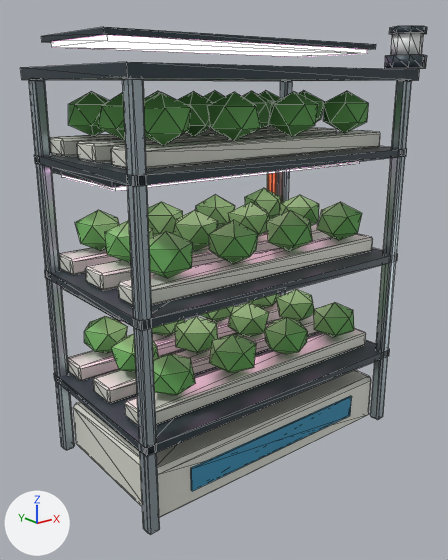
A saved change to the glTF model lunar-art-test/game/assets/hydrorack.glb.
One viewpoint serves both versions: a 50 mm camera at (-1.96, -2.41, 1.87) aimed at (-0.05, -0.02, 0.92). Arrows for +X, +Y and +Z are at lower left; the lights stay in place. The picture after the commit comes second. Mesh edges are drawn as thin lines. Vertices at exactly the same position are counted once.

Before the edit, the objects in view are built like this:
```python
me_cube_001 = bpy.data.meshes.new('Cube.001')
me_cube_001.from_pydata(...)  # 440 vertices, 776 faces; spans x -0.83..0.83, y -0.47..0.47, z 0.0..2.07
# faces by material slot: [176, 440, 12, 84, 36, 28]
me_cube_001.materials.append(mat_lunar___brushed_stainless)  # pale blue #b8c7ce
me_cube_001.materials.append(mat_lunar___ceramic_ivory)  # white #e5e6db
me_cube_001.materials.append(mat_lunar___reclaimed_water)  # blue #459ec5
me_cube_001.materials.append(mat_lunar___graphite_structure)  # greyish blue #3c4850
me_cube_001.materials.append(mat_lunar___grow_light_emission)  # pink #ffbcea, glowing pink #ffbcea
me_cube_001.materials.append(mat_lunar___burnt_orange_safety)  # orange #e77e3c
me_cylinder_001 = bpy.data.meshes.new('Cylinder.001')
me_cylinder_001.from_pydata(...)  # an 8-sided cylinder along z spanning x 0.68..0.88, y -0.52..-0.32, z 1.95..2.01, material slot 0; an 8-sided cylinder along z spanning x 0.69..0.87, y -0.51..-0.33, z 2.11..2.14, material slot 0; an 8-sided cylinder along z spanning x 0.705..0.855, y -0.495..-0.345, z 2.01..2.11, material slot 1
me_cylinder_001.materials.append(mat_lunar___graphite_structure)  # greyish blue #3c4850
me_cylinder_001.materials.append(mat_lunar___status_lamp)  # white #eff3f1
me_icosphere = bpy.data.meshes.new('Icosphere')
me_icosphere.from_pydata(...)  # 432 vertices, 720 faces; spans x -0.666..0.666, y -0.366..0.466, z 0.516..1.844
me_icosphere.materials.append(mat_lunar___potato_leaf)  # green #65aa59
ob_lamp = bpy.data.objects.new('Lamp', me_cylinder_001)
ob_lamp.location = (0.0, 0.0, 0.0)
ob_plants = bpy.data.objects.new('Plants', me_icosphere)
ob_plants.location = (0.0, 0.0, 0.0)
ob_rack = bpy.data.objects.new('Rack', me_cube_001)
ob_rack.location = (0.0, 0.0, 0.0)
```
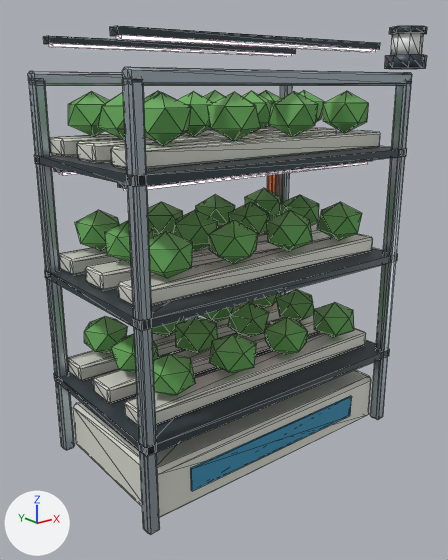
Edits to the bpy script that builds the scene:
```text
Change me_cube_001:
    used by ob_rack; location = (0.0, 0.0, 0.0)
    remove me_cube_001.from_pydata(...)  # 440 vertices, 776 faces; spans x -0.83..0.83, y -0.47..0.47, z 0.0..2.07
    add me_cube_001.from_pydata(...)  # 528 vertices, 924 faces; spans x -0.81..0.81, y -0.45..0.47, z 0.0..2.07
    me_cube_001 part 1: the loose piece of 24 vertices spanning x -0.75..0.75, y -0.33..-0.17, z 1.56..1.64 is copied, and the copy is scaled about its middle by (1.08, 0.321, 0.706), then moved by (0.0, -0.17, 0.3), in mat_lunar___brushed_stainless (pale blue #b8c7ce); it spans x -0.81..0.81, y -0.45..-0.39, z 1.87..1.93
    me_cube_001 part 2: the loose piece of 24 vertices spanning x -0.75..0.75, y 0.27..0.43, z 1.56..1.64 is copied, and the copy is scaled about its middle by (1.08, 0.321, 0.706), then moved by (0.0, 0.07, 0.3), in mat_lunar___brushed_stainless (pale blue #b8c7ce); it spans x -0.81..0.81, y 0.39..0.45, z 1.87..1.93
    me_cube_001 part 3: a new loose piece, a box spanning x -0.75..0.75, y -0.28..-0.22, z 1.485..1.515, in mat_lunar___graphite_structure (greyish blue #3c4850)
    me_cube_001 part 4: a new loose piece, a box spanning x -0.75..0.75, y 0.32..0.38, z 1.485..1.515, in mat_lunar___graphite_structure (greyish blue #3c4850)
    me_cube_001 part 5: a new loose piece, a box spanning x -0.75..0.75, y -0.28..-0.22, z 2.045..2.075, in mat_lunar___graphite_structure (greyish blue #3c4850)
    me_cube_001 part 6: a new loose piece, a box spanning x -0.75..0.75, y 0.32..0.38, z 2.045..2.075, in mat_lunar___graphite_structure (greyish blue #3c4850)
    me_cube_001 part 7: a new loose piece, a box spanning x -0.73..0.73, y -0.27..-0.23, z 1.473..1.487, in mat_lunar___grow_light_emission (pink #ffbcea, glowing pink #ffbcea)
    me_cube_001 part 8: a new loose piece, a box spanning x -0.73..0.73, y -0.27..-0.23, z 2.032..2.047, in mat_lunar___grow_light_emission (pink #ffbcea, glowing pink #ffbcea)
    me_cube_001 part 9: a new loose piece, a box spanning x -0.73..0.73, y 0.33..0.37, z 2.032..2.047, in mat_lunar___grow_light_emission (pink #ffbcea, glowing pink #ffbcea)
    me_cube_001 part 10: 7 loose pieces with 56 vertices, spanning x -0.83..0.83, y -0.47..0.47, z 0.91..2.07, are deleted
    other edits to the shape of me_cube_001 do not show in these pictures
```

Boxes (x1, y1, x2, y2) around the edits, measured in the pictures (448 x 560 px):
'Rack', reshaped
    before: (21, 27, 420, 534)
    after: (28, 26, 412, 534)
part 1 of me_cube_001, added (pale blue)
    after: (122, 67, 412, 85)
part 2 of me_cube_001, added (pale blue)
    after: (28, 71, 123, 85)
part 3 of me_cube_001, added
    after: (118, 160, 372, 189)
part 4 of me_cube_001, added (mostly hidden)
    after: (54, 168, 69, 173)
part 5 of me_cube_001, added
    after: (110, 26, 380, 49)
part 6 of me_cube_001, added
    after: (43, 36, 296, 54)
part 7 of me_cube_001, added
    after: (124, 162, 368, 191)
part 8 of me_cube_001, added
    after: (116, 35, 376, 52)
part 9 of me_cube_001, added
    after: (49, 43, 292, 56)
part 10 of me_cube_001, deleted
    before: (21, 27, 420, 322)
